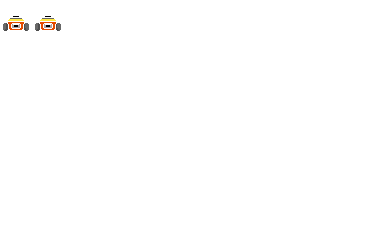
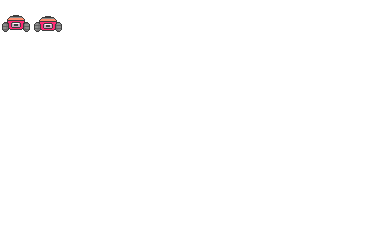
Before/after of a 384 x 240 layered artwork. What changed in the layer stack:
added layer "Layer 10" above "kart2" over <box>8,15,56,30</box>
painted on "kart2" over <box>2,15,62,32</box>
painted on "kart" over <box>3,15,57,31</box>
